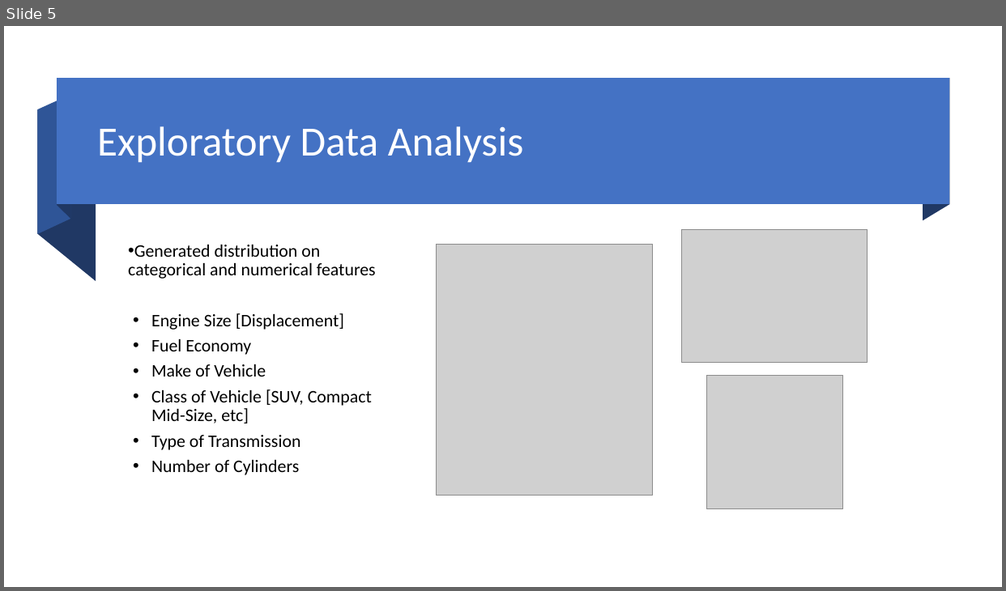
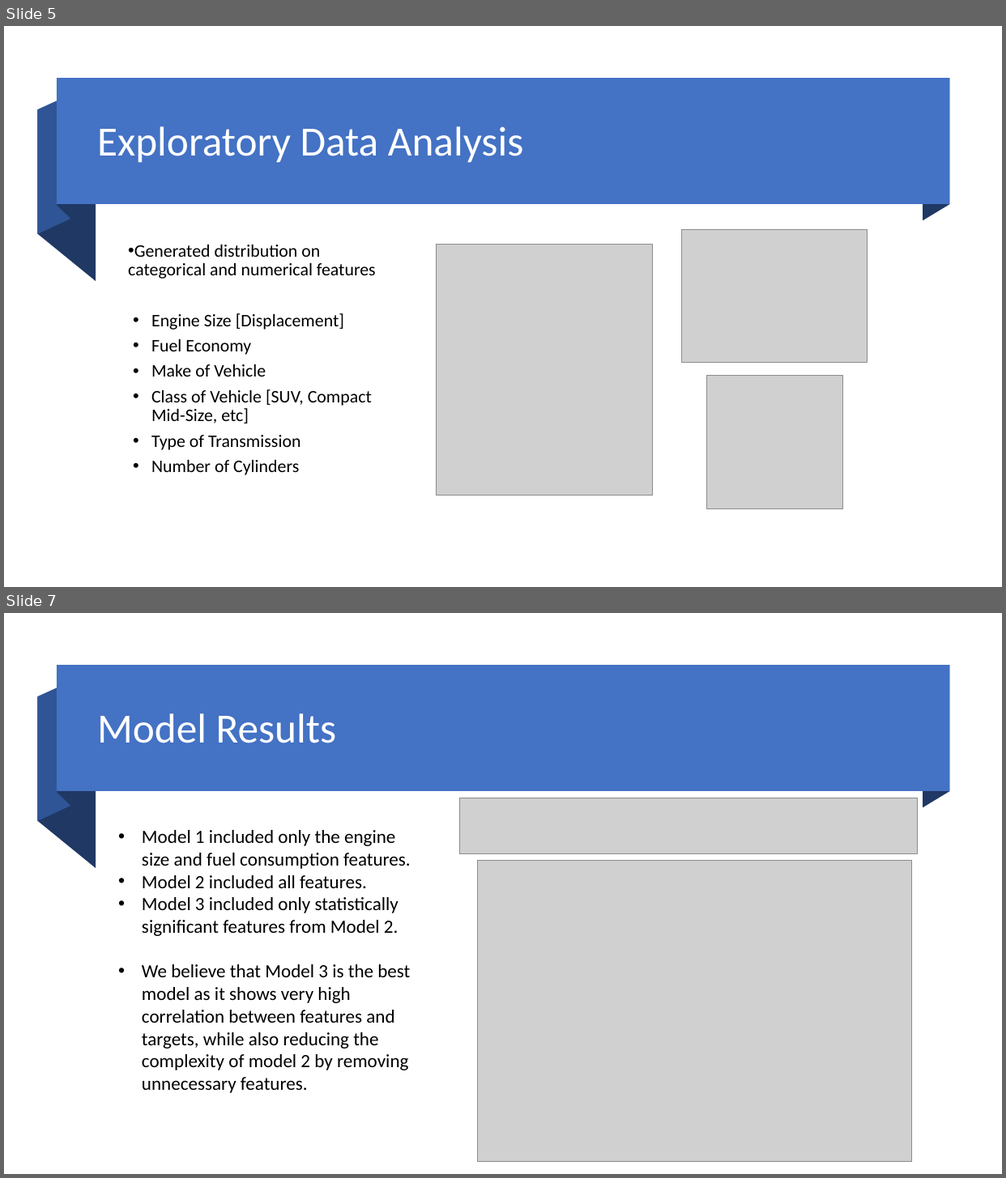
Before and after one commit to djlofland/DS621_F2020_Group3, a slide deck: Final Project/Group_3_FinalProject.pptx. Shown one above the other, each under a label of ours: slide 5 before the commit, slides 5 and 7 after it; the slides between them are not shown. The pictures are 1006x591 and 1006x1178 pixels, drawn with LibreOffice and Linux fonts; fonts in the diff are those of the drawing; grey boxes stand for pictures. Boxes give left, top, right and bottom in pixels: in the first picture for what was removed or moved away, otherwise in the second. Text is boxed around its words. In the diff, an @@ line names an element or a change of style, - is before the commit and + after.

Commit message:
added model slides

```diff
--- a/Final Project/Group_3_FinalProject.pptx
+++ b/Final Project/Group_3_FinalProject.pptx
@@ slide 7 added at (x1=4, y1=613, x2=1002, y2=1174), background #FFFFFF @@
@@ group added at (x1=38, y1=666, x2=949, y2=868): 4 freeform shapes, 1 rectangle @@
@@ title added at (x1=97, y1=713, x2=336, y2=743), 40 pt, text #FFFFFF @@
+Model Results
@@ picture added at (x1=459, y1=798, x2=918, y2=854) @@
@@ text added at (x1=142, y1=830, x2=411, y2=1093), 18 pt, text #000000 @@
+• Model 1 included only the engine size and fuel consumption features.
+• Model 2 included all features.
+• Model 3 included only statistically significant features from Model 2.
+• We believe that Model 3 is the best model as it shows very high correlation between features and targets, while also reducing the complexity of model 2 by removing unnecessary features.
@@ picture added at (x1=477, y1=861, x2=911, y2=1162) @@
```
Also in this commit, not shown: 2 other slides added.
